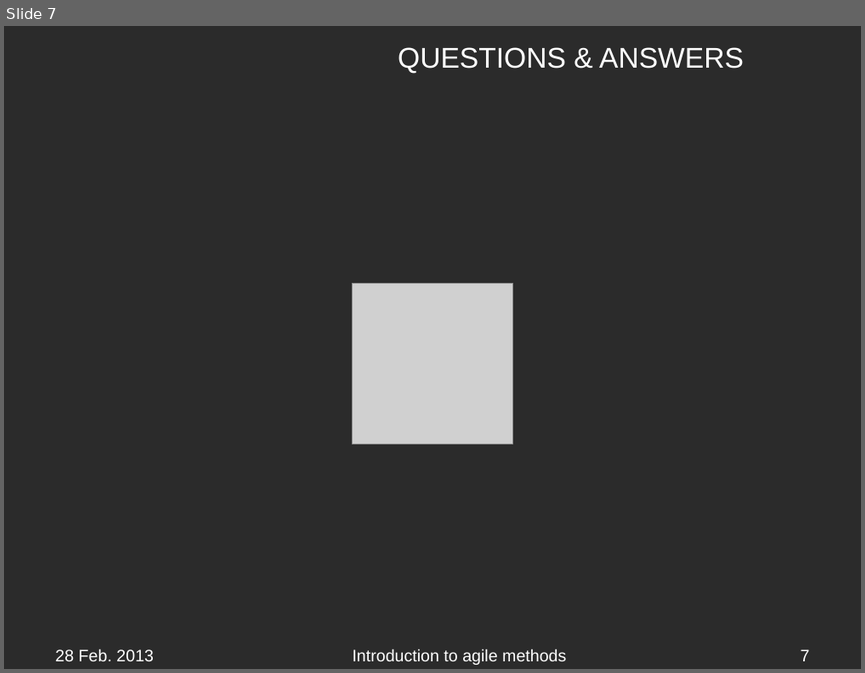
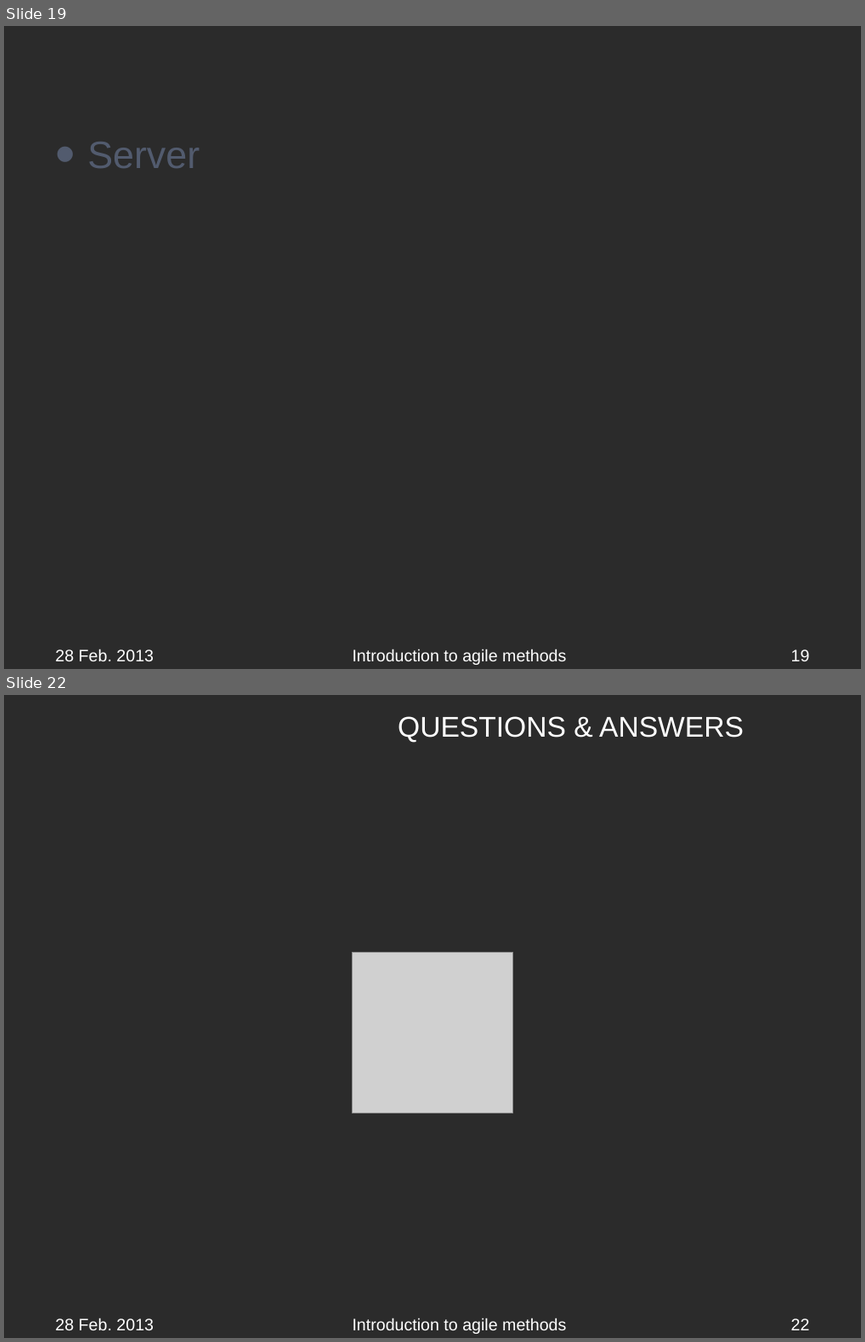
Before and after one commit to APGoblinShark/ap-bb-resources, a slide deck: AP-BrownBag(Javascript).pptx. Shown one above the other, each under a label of ours: slide 7 before the commit, slides 19 and 22 after it; the slides between them are not shown. The pictures are 865x673 and 865x1342 pixels, drawn with LibreOffice and Linux fonts; fonts in the diff are those of the drawing; grey boxes stand for pictures; background and template pictures are left out; a plain dark background stands for a picture behind light text. Boxes give left, top, right and bottom in pixels: in the first picture for what was removed or moved away, otherwise in the second. Text is boxed around its words. In the diff, an @@ line names an element or a change of style, - is before the commit and + after.

```diff
--- a/AP-BrownBag(Javascript).pptx
+++ b/AP-BrownBag(Javascript).pptx
@@ slide 19 added at (4,26,861,669), background picture (left out) @@
@@ text added at (87,142,200,168), 32 pt, text #525B6E @@
+• Server
@@ text added at (55,648,154,661), 14 pt, text #FFFFFF @@
+28 Feb. 2013
@@ text added at (352,648,566,664), 14 pt, text #FFFFFF @@
+Introduction to agile methods
@@ page number added at (791,649,810,661), 14 pt, text #FFFFFF @@
+19
@@ what was slide 7 is now slide 22 @@
@@ page number at (791,1318,810,1330): text changed @@
-7
+22
```
Also in this commit, not shown: 2 slides changed, 14 other slides added.
